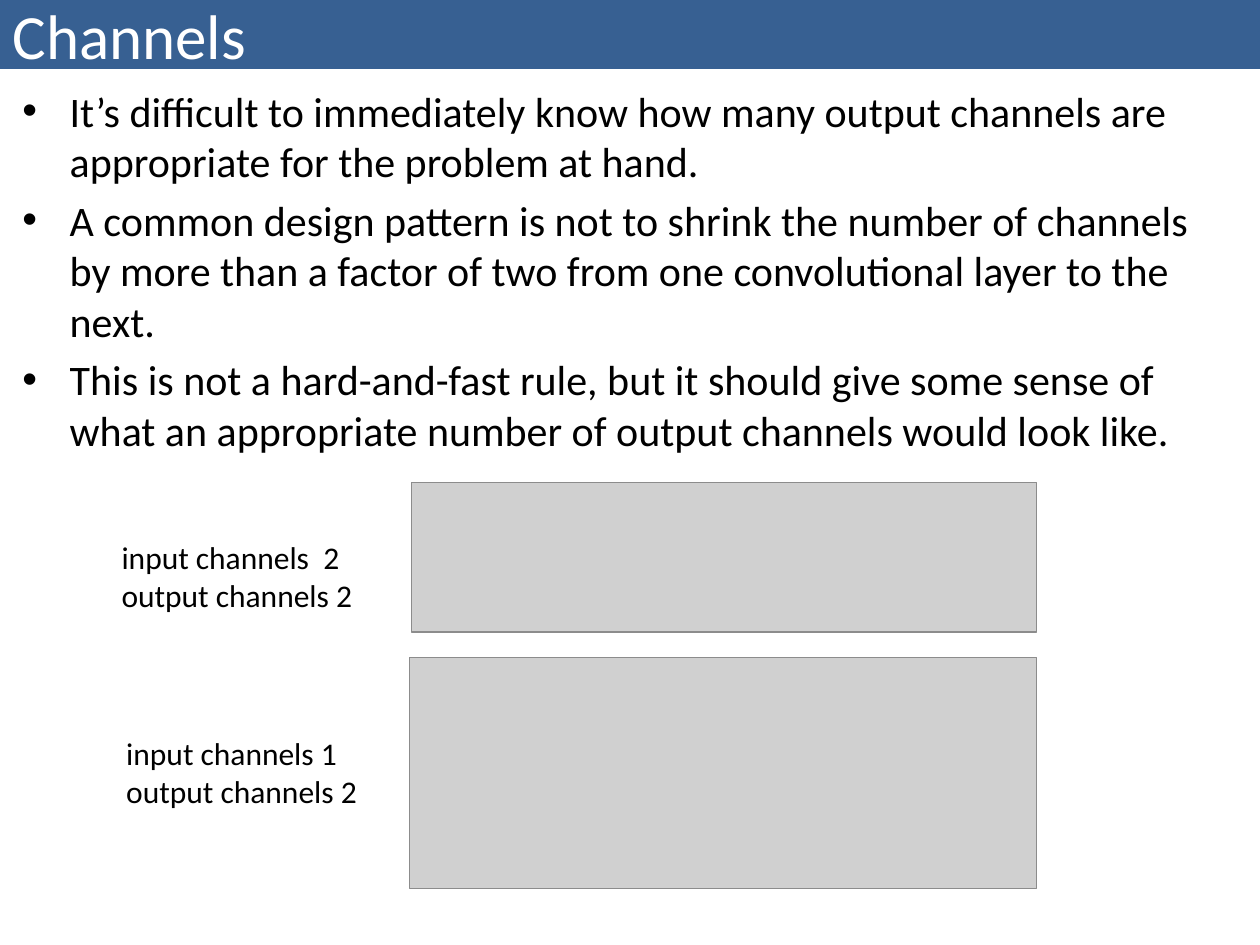
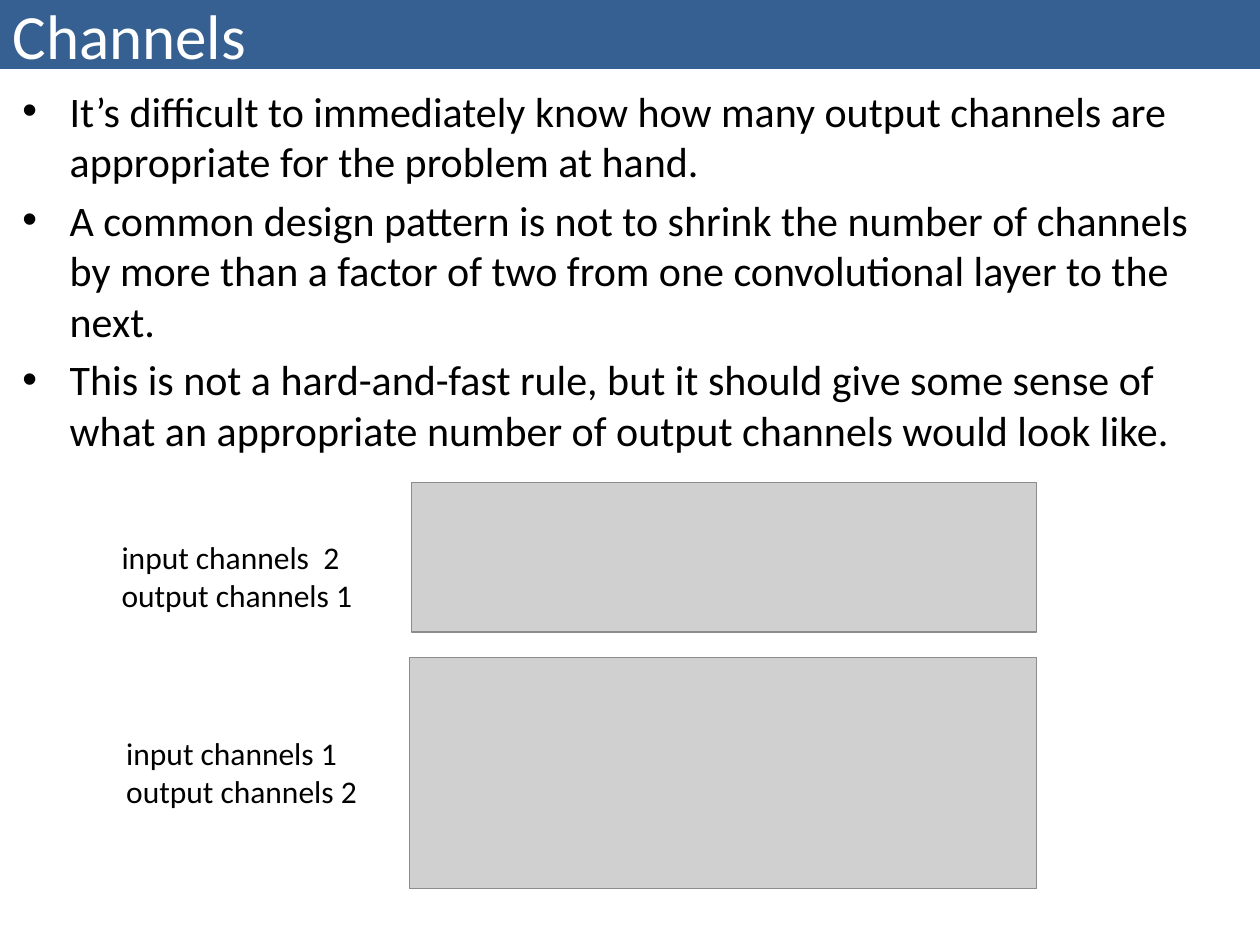
Before and after one commit to bzitko/nlp_repo, a slide deck: slide 24 of slides/nlp p03 feed forward networks/nlp p03.4 convolutional neural network.pptx. Drawn at 1260x945 pixels with LibreOffice and Linux fonts; fonts in the diff are those of the drawing; grey boxes stand for pictures. Boxes give left, top, right and bottom in pixels: in the first picture for what was removed or moved away, otherwise in the second. Text is boxed around its words. In the diff, an @@ line names an element or a change of style, - is before the commit and + after.

```diff
--- a/slides/nlp p03 feed forward networks/nlp p03.4 convolutional neural network.pptx
+++ b/slides/nlp p03 feed forward networks/nlp p03.4 convolutional neural network.pptx
@@ text at [122,585,352,612]: text changed @@
-output channels 2
+output channels 1
```
Also in this commit, not shown: 1 other slide changed.
